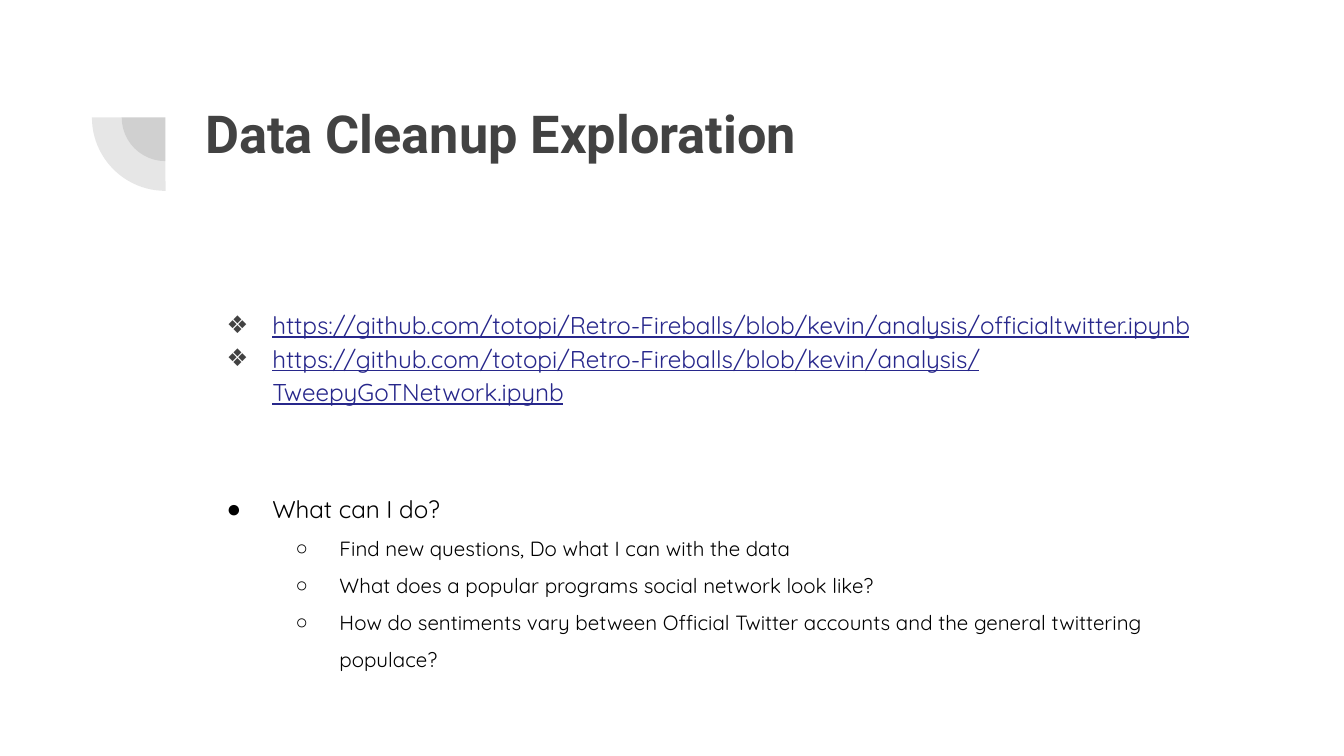
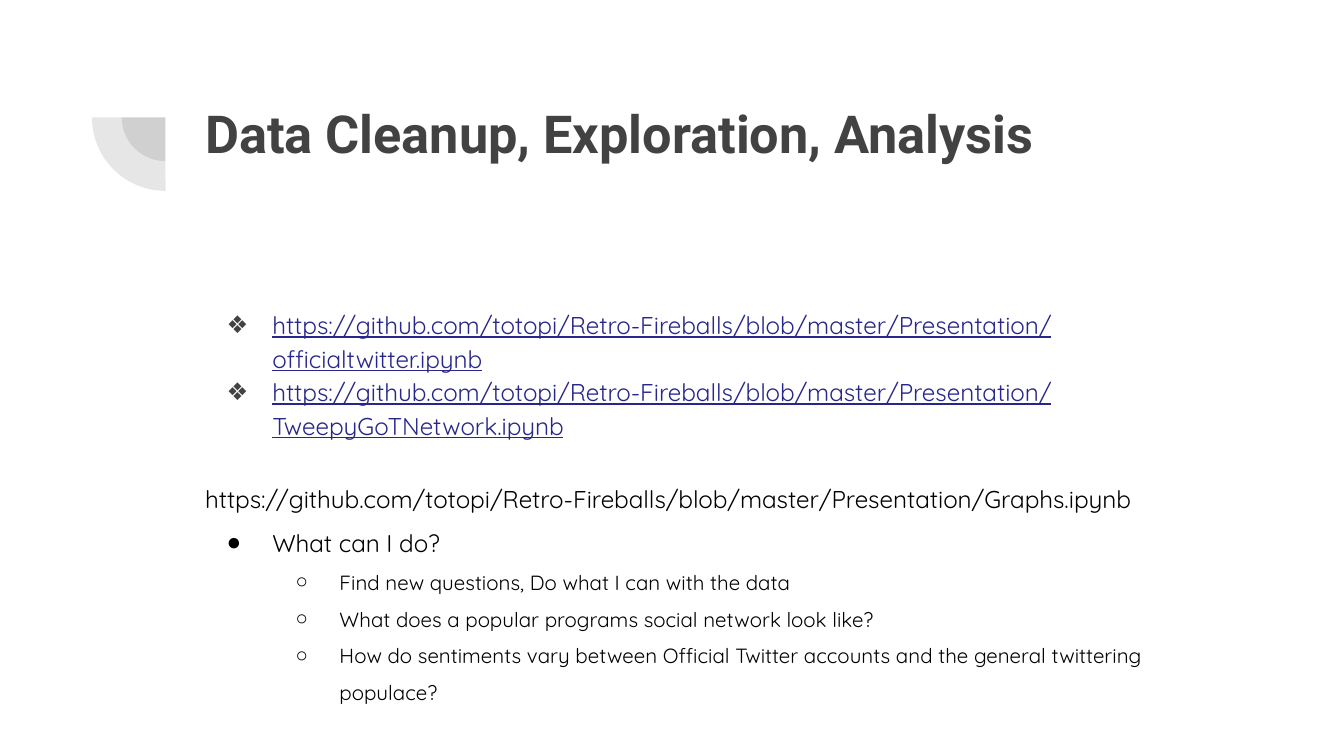
Before and after one commit to nix1228/Retro-Fireballs, a slide deck: slide 26 of Presentation/Retro Fireballs.pptx (slide 30 before the commit). Drawn at 1344x756 pixels with LibreOffice and Linux fonts; fonts in the diff are those of the drawing. Boxes give left, top, right and bottom in pixels: in the first picture for what was removed or moved away, otherwise in the second. Text is boxed around its words. In the diff, an @@ line names an element or a change of style, - is before the commit and + after.

```diff
--- a/Presentation/Retro Fireballs.pptx
+++ b/Presentation/Retro Fireballs.pptx
@@ title at <box>205,114,1033,164</box>: text changed @@
-Data Cleanup Exploration
+Data Cleanup, Exploration, Analysis
@@ text at <box>205,314,1131,513</box>: text changed @@
-❖ https://github.com/totopi/Retro-Fireballs/blob/kevin/analysis/officialtwitter.ipynb
-❖ https://github.com/totopi/Retro-Fireballs/blob/kevin/analysis/TweepyGoTNetwork.ipynb
+❖ https://github.com/totopi/Retro-Fireballs/blob/master/Presentation/officialtwitter.ipynb
+❖ https://github.com/totopi/Retro-Fireballs/blob/master/Presentation/TweepyGoTNetwork.ipynb
+https://github.com/totopi/Retro-Fireballs/blob/master/Presentation/Graphs.ipynb
```
Also in this commit, not shown: 8 slides added.
